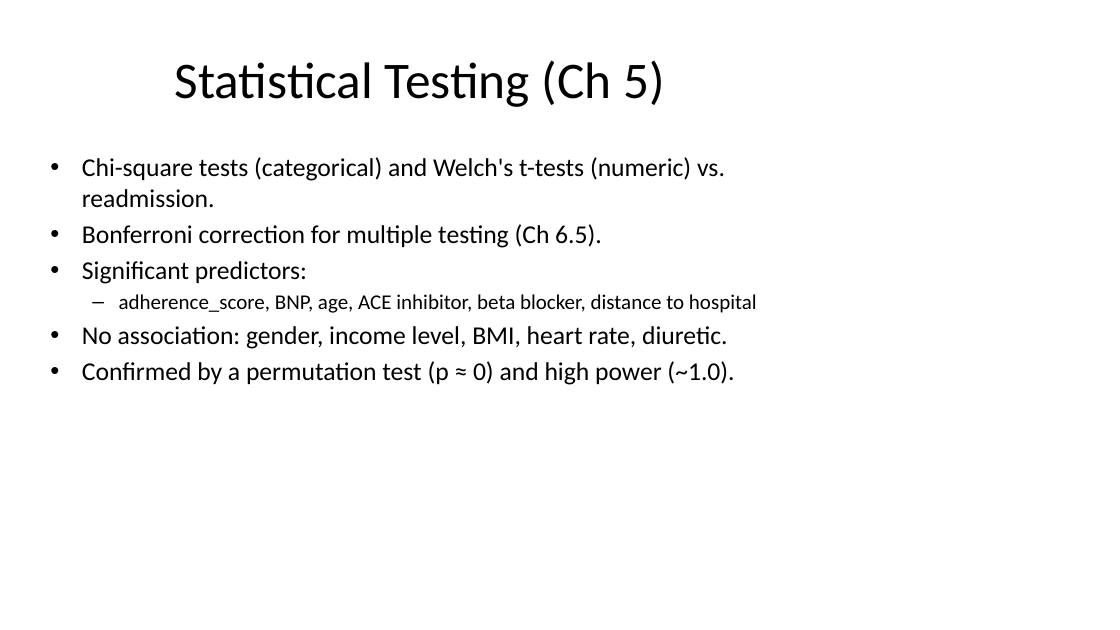
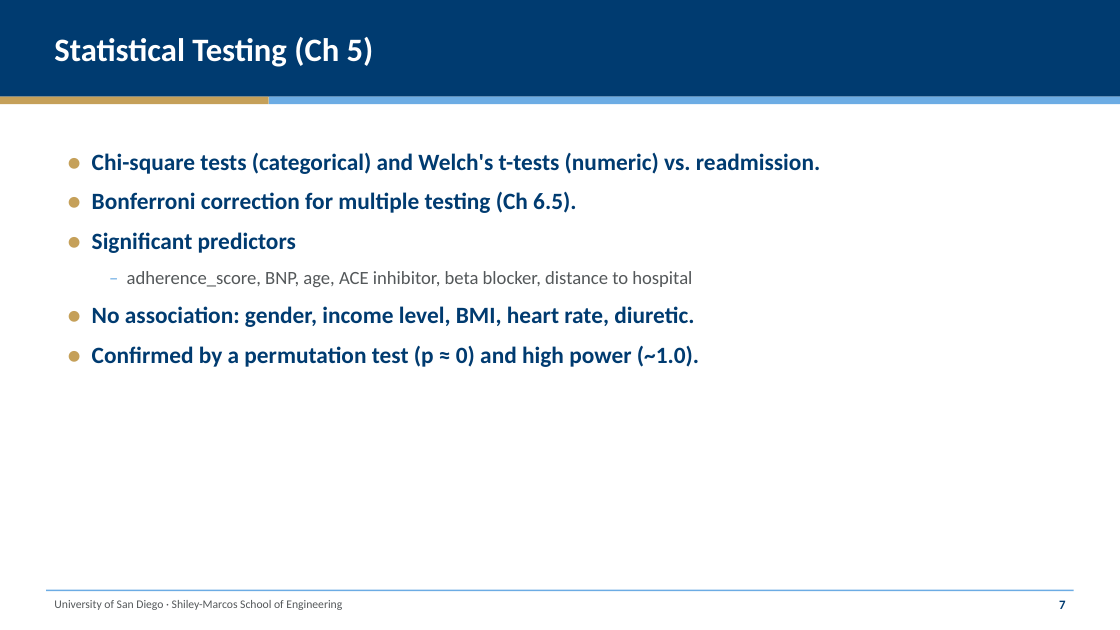
Before and after one commit to gunaphysics/AAI-500-Final-Project, a slide deck: slide 8 of reports/slides.pptx. Drawn at 1120x630 pixels with LibreOffice and Linux fonts; fonts in the diff are those of the drawing. Boxes give left, top, right and bottom in pixels: in the first picture for what was removed or moved away, otherwise in the second. Text is boxed around its words. In the diff, an @@ line names an element or a change of style, - is before the commit and + after.

```diff
--- a/reports/slides.pptx
+++ b/reports/slides.pptx
@@ rectangle added at bbox=[0, 0, 1120, 97], fill #003B70 @@
@@ text "Statistical Testing (Ch 5)": place and size @@
-text "Statistical Testing (Ch 5)" at bbox=[175, 60, 665, 107]
+text "Statistical Testing (Ch 5)" at bbox=[54, 37, 374, 67]
@@ text "Statistical Testing (Ch 5)" at bbox=[54, 37, 374, 67]: size 44 to 28 pt, text colour #000000 to #FFFFFF, bold on; alignment centre to left @@
@@ rectangle added at bbox=[0, 97, 269, 104], fill #C5A059 @@
@@ rectangle added at bbox=[269, 97, 1120, 104], fill #6CACE4 @@
@@ text at bbox=[92, 153, 820, 367]: text changed; size 22 to 20 pt; text colour #000000 to #003B70; bold on @@
-• Chi-square tests (categorical) and Welch's t-tests (numeric) vs. readmission.
-• Bonferroni correction for multiple testing (Ch 6.5).
-• Significant predictors:
-  – adherence_score, BNP, age, ACE inhibitor, beta blocker, distance to hospital
-• No association: gender, income level, BMI, heart rate, diuretic.
-• Confirmed by a permutation test (p ≈ 0) and high power (~1.0).
+● Chi-square tests (categorical) and Welch's t-tests (numeric) vs. readmission.
+● Bonferroni correction for multiple testing (Ch 6.5).
+● Significant predictors
+  – adherence_score, BNP, age, ACE inhibitor, beta blocker, distance to hospital
+● No association: gender, income level, BMI, heart rate, diuretic.
+● Confirmed by a permutation test (p ≈ 0) and high power (~1.0).
@@ rectangle added at bbox=[46, 590, 1074, 592], fill #6CACE4 @@
@@ text added at bbox=[54, 600, 342, 610], 10 pt, text #54585A @@
+University of San Diego · Shiley-Marcos School of Engineering
@@ text added at bbox=[1059, 600, 1065, 609], 11 pt, text #003B70, bold @@
+7
```
Also in this commit, not shown: 13 other slides changed, 2 other files.
